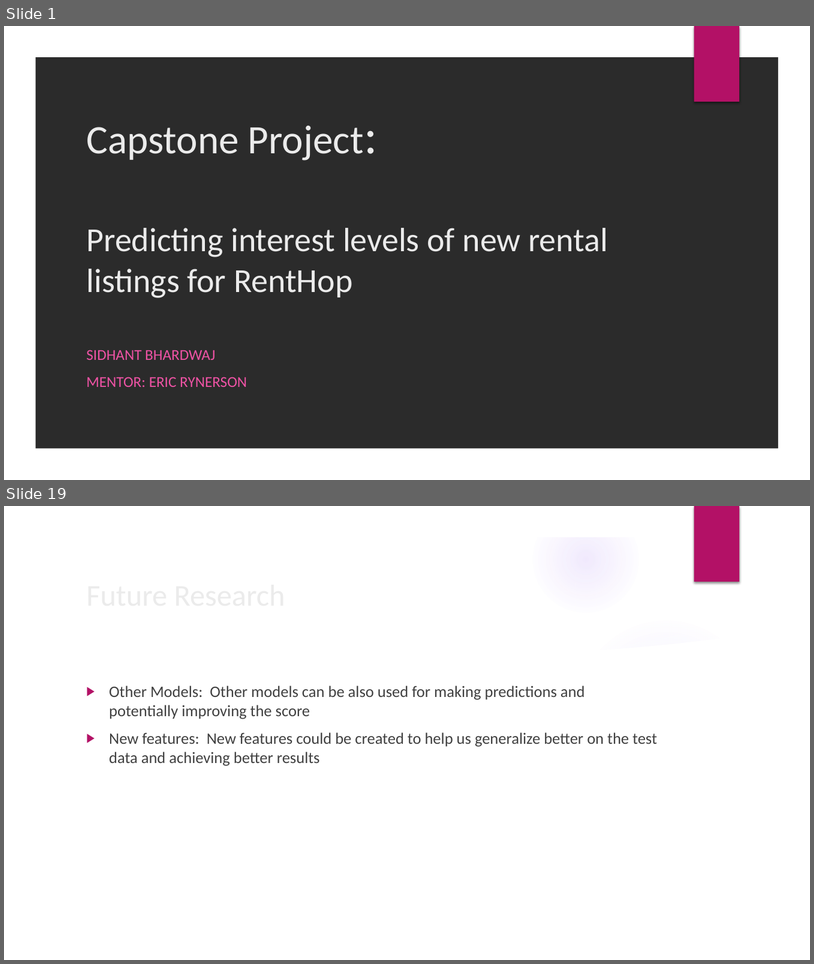
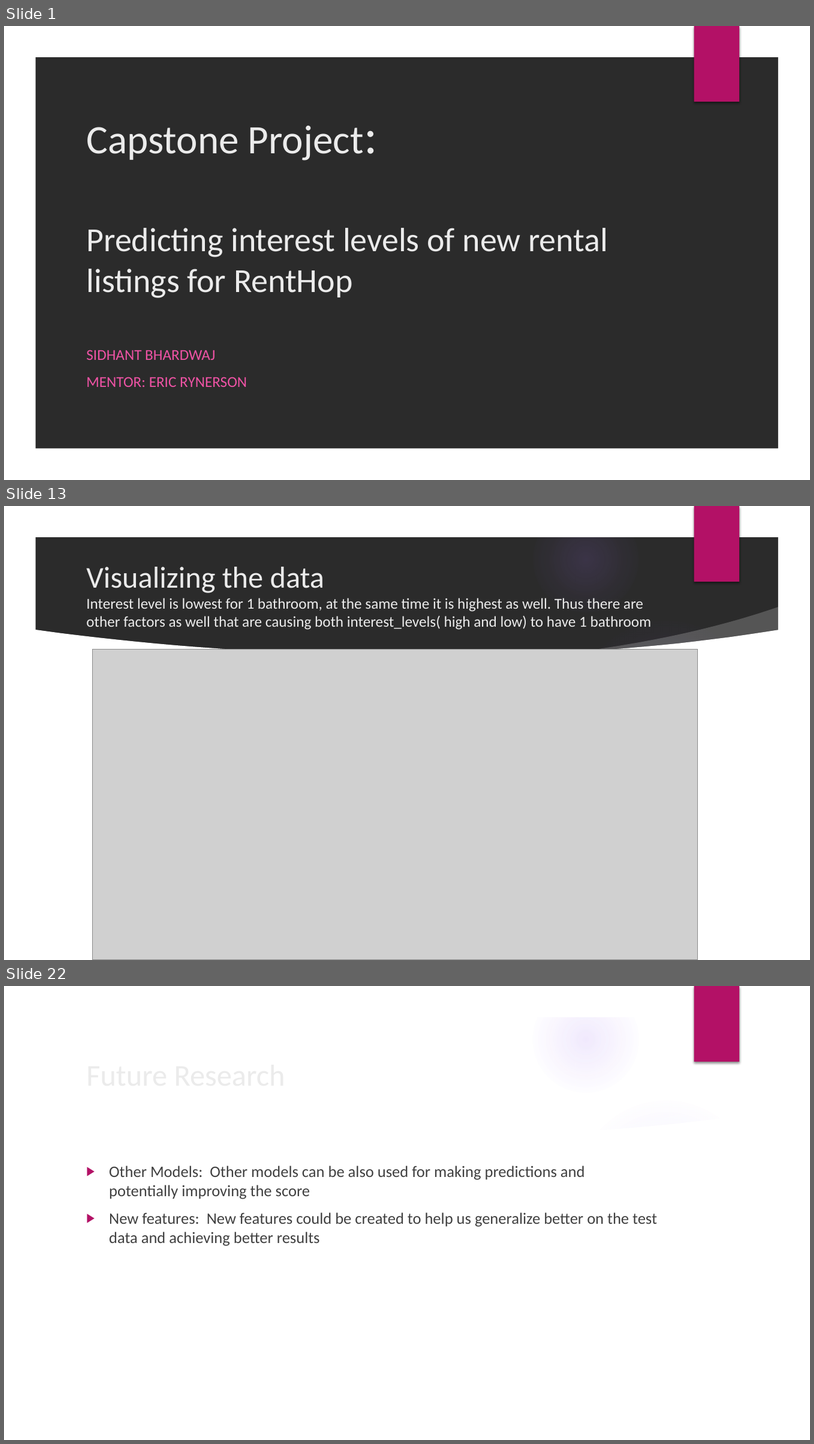
Before and after one commit to SidhantAB/Springboard-data-science-intensive-Capstone-project, a slide deck: Capstone Project Presentation.pptx. Shown one above the other, each under a label of ours: slides 1 and 19 before the commit, slides 1, 13 and 22 after it; the slides between them are not shown. The pictures are 814x964 and 814x1444 pixels, drawn with LibreOffice and Linux fonts; fonts in the diff are those of the drawing; grey boxes stand for pictures; background and template pictures are left out; a plain dark background stands for a picture behind light text. Boxes give left, top, right and bottom in pixels: in the first picture for what was removed or moved away, otherwise in the second. Text is boxed around its words. In the diff, an @@ line names an element or a change of style, - is before the commit and + after.

```diff
--- a/Capstone Project Presentation.pptx
+++ b/Capstone Project Presentation.pptx
@@ slide 13 added at bbox=[4, 506, 810, 960], background picture (left out); not listed: 9 template elements that a slide beside it also shows @@
@@ title added at bbox=[86, 567, 652, 630], 18 pt, text #EBEBEB @@
+Visualizing the data
+Interest level is lowest for 1 bathroom, at the same time it is highest as well. Thus there are other factors as well that are causing both interest_levels( high and low) to have 1 bathroom
@@ picture added at bbox=[92, 649, 698, 960] @@
@@ what was slide 19 is now slide 22 @@
```
Also in this commit, not shown: 13 slides changed, 6 other slides added, 4 slides removed.
